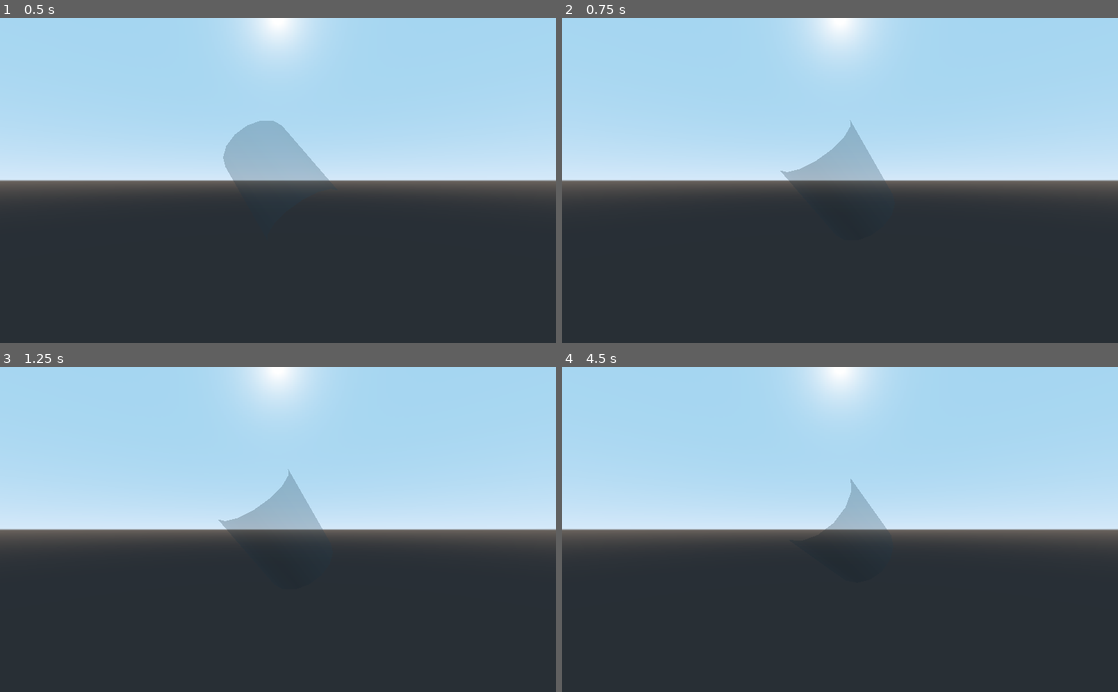
Above: before the commit, frames 1-4 (two rows, left to right).
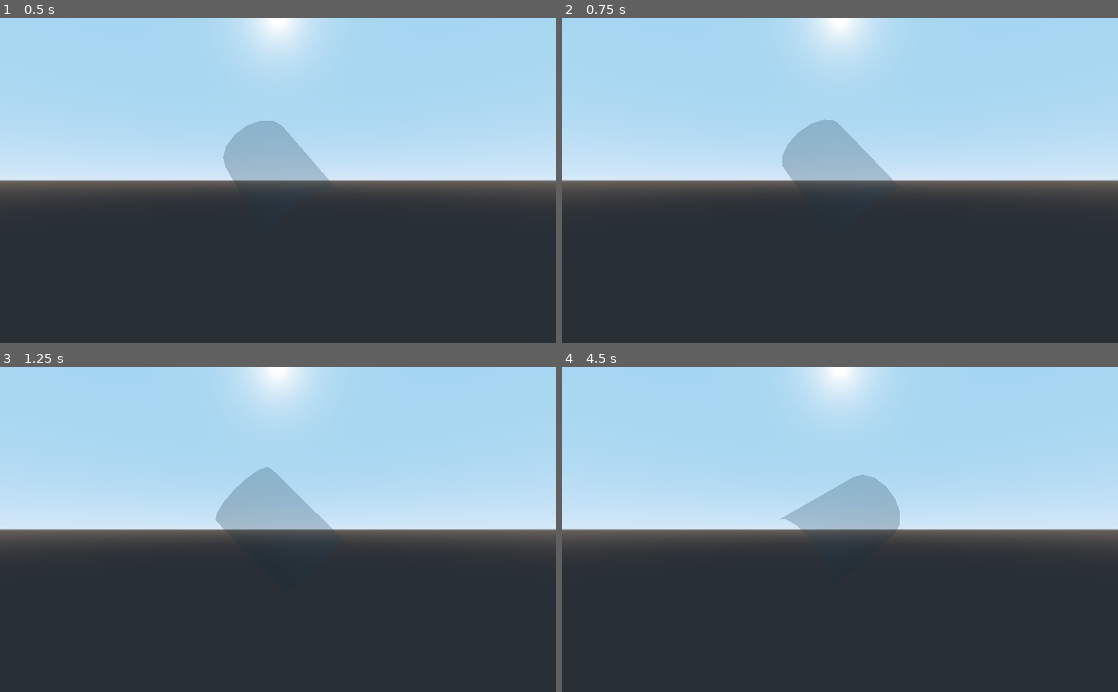
Above: after the commit, the same moments.

Repository: eldskald/to-shed-new-light
Game: Godot game, scene res://assets/nodes/levels/base_level.tscn
The game is run twice, just before and just after one commit, with the same random seed, the same clock (stepped at 60 frames per second) and the same inputs. The project has no main scene, so this scene is started directly.
Inputs:
- Up to frame 1 (0.5 s): no input
- Up to frame 2 (0.75 s): tap Enter at 0.5 s; hold Right (ui_right) from 0.53 s (still down)
- Up to frame 3 (1.25 s): keep holding Right (ui_right)
- Up to frame 4 (4.5 s): release Right (ui_right) at 1.28 s; hold Down (ui_down) 1.28-2.03 s; hold Right (ui_right) 2.03-2.78 s; tap Space at 2.75 s; hold Up (ui_up) 2.78-3.53 s; hold Left (ui_left) from 3.53 s (still down)

Frame 1 is identical in both runs. In frame 2, 1.3% of the frame differs, in the area x 39-60%, y 31-51%; in frame 3, 1.2%; in frame 4, 1.7%, in the area x 39-61%, y 33-51%.

Commit message:
ADD Rotation animetion to stage
Maybe there is a better way to do this?

Diff:
--- a/source/assets/nodes/levels/base_level.gd
+++ b/source/assets/nodes/levels/base_level.gd
@@ -1,35 +1,73 @@
 extends Spatial
 class_name BaseLevel
 
+enum rotation_states {IDLE, ROT_LEFT, ROT_RIGHT, ROT_UP, ROT_DOWN}
+
 export(NodePath) var stage_path
+export(float) var stage_rotation_velocity
 
 onready var stage: Spatial = get_node(stage_path)
 onready var camera: Camera = get_node("Camera")
 onready var rotation_tween: Tween = get_node("RotationTween")
+onready var rotation_state: int = rotation_states.IDLE
+
+var rotated_angle: float
 
 #The child node "Stage" wil be where the props will stay, like stage in a play (Name can be changed to Scenario?)
 
+func set_rotation_state(new_state: int):
+	rotation_state = new_state
+	rotated_angle = 0
+
 func _unhandled_input(event):
-	if event.is_echo():
+	if event.is_echo() or rotation_state != rotation_states.IDLE:
 		return
 	if event.is_action_pressed("ui_up"):
-		rotate_object_to_camera(stage, Vector2.UP)
+		set_rotation_state(rotation_states.ROT_UP)
 	elif event.is_action_pressed("ui_down"):
-		rotate_object_to_camera(stage, Vector2.DOWN)
+		set_rotation_state(rotation_states.ROT_DOWN)
+		#rotate_object_to_camera(stage, Vector2.DOWN)
 	elif event.is_action_pressed("ui_left"):
-		rotate_object_to_camera(stage, Vector2.LEFT)
+		set_rotation_state(rotation_states.ROT_LEFT)
+		#rotate_object_to_camera(stage, Vector2.LEFT)
 	elif event.is_action_pressed("ui_right"):
-		rotate_object_to_camera(stage, Vector2.RIGHT)
+		set_rotation_state(rotation_states.ROT_RIGHT)
+		#rotate_object_to_camera(stage, Vector2.RIGHT)
+
+func _physics_process(delta):
+	print(rotated_angle)
+	var direction: Vector2
+	match rotation_state:
+		rotation_states.ROT_UP:
+			direction = Vector2.UP
+		rotation_states.ROT_DOWN:
+			direction = Vector2.DOWN
+		rotation_states.ROT_LEFT:
+			direction = Vector2.LEFT
+		rotation_states.ROT_RIGHT:
+			direction = Vector2.RIGHT
+		rotation_states.IDLE:
+			direction = Vector2.ZERO
+	rotate_object_to_camera(stage, direction, delta)
 
 #Perspetive change functions
-#PROPOSAL: Rotate only level, keep the camera fexed
-func rotate_object_to_camera(object:Spatial, direction: Vector2) -> void:
-	#TODO: Animate the rotation, TWEEN maybe?
+#PROPOSAL: Use tween to smooth the animation
+func rotate_object_to_camera(object:Spatial, direction: Vector2, delta: float) -> void:
 	match direction:
 		Vector2.UP, Vector2.DOWN:
-			object.rotate(camera.transform.basis.x, PI/2*direction.y)
-			pass
+			var rotation_amount: float = stage_rotation_velocity*delta*direction.y
+			if abs(rotated_angle + direction.y*rotation_amount) > PI/2:
+				rotation_amount = direction.y*(PI/2 - rotated_angle)
+				rotation_state = rotation_states.IDLE
+			else:
+				rotated_angle += direction.y*rotation_amount
+			object.rotate_object_local(camera.transform.basis.x, rotation_amount)
 		Vector2.RIGHT, Vector2.LEFT:
-			object.rotate(camera.transform.basis.y, PI/2*direction.x)
-			pass
+			var rotation_amount: float = stage_rotation_velocity*delta*direction.x
+			if abs(rotated_angle + direction.x*rotation_amount) > PI/2:
+				rotation_amount = direction.x*(PI/2 - rotated_angle)
+				rotation_state = rotation_states.IDLE
+			else:
+				rotated_angle += direction.x*rotation_amount
+			object.rotate(camera.transform.basis.y, rotation_amount)
 	return
--- a/source/assets/nodes/levels/base_level.tscn
+++ b/source/assets/nodes/levels/base_level.tscn
@@ -6,6 +6,7 @@
 [node name="BaseLevel" type="Spatial"]
 script = ExtResource( 1 )
 stage_path = NodePath("Stage")
+stage_rotation_velocity = 1.0
 
 [node name="Camera" type="Camera" parent="."]
 transform = Transform( 1, 0, 0, 0, 1, 0, 0, 0, 1, 0, 0, 2.42115 )
